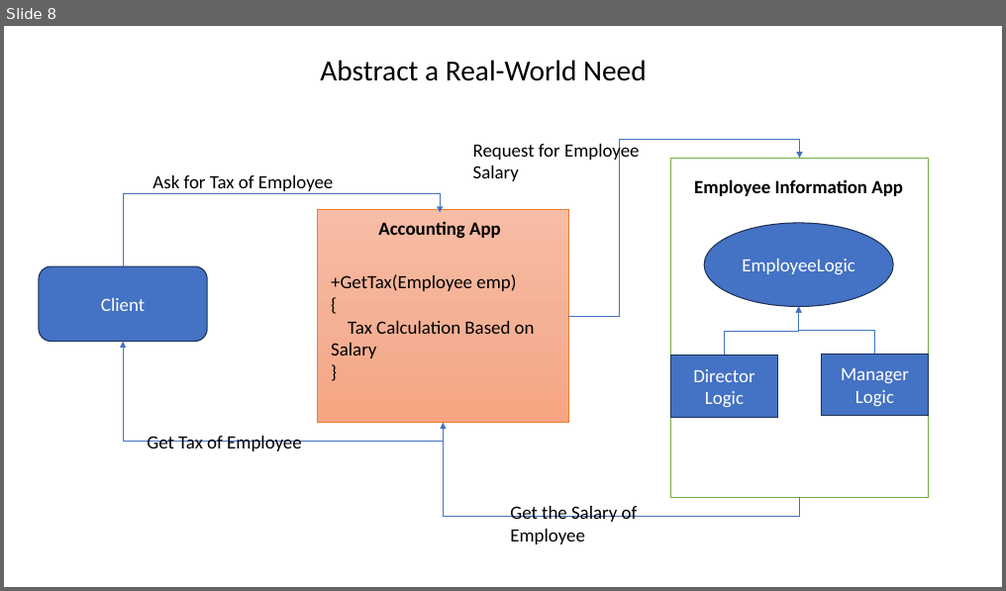
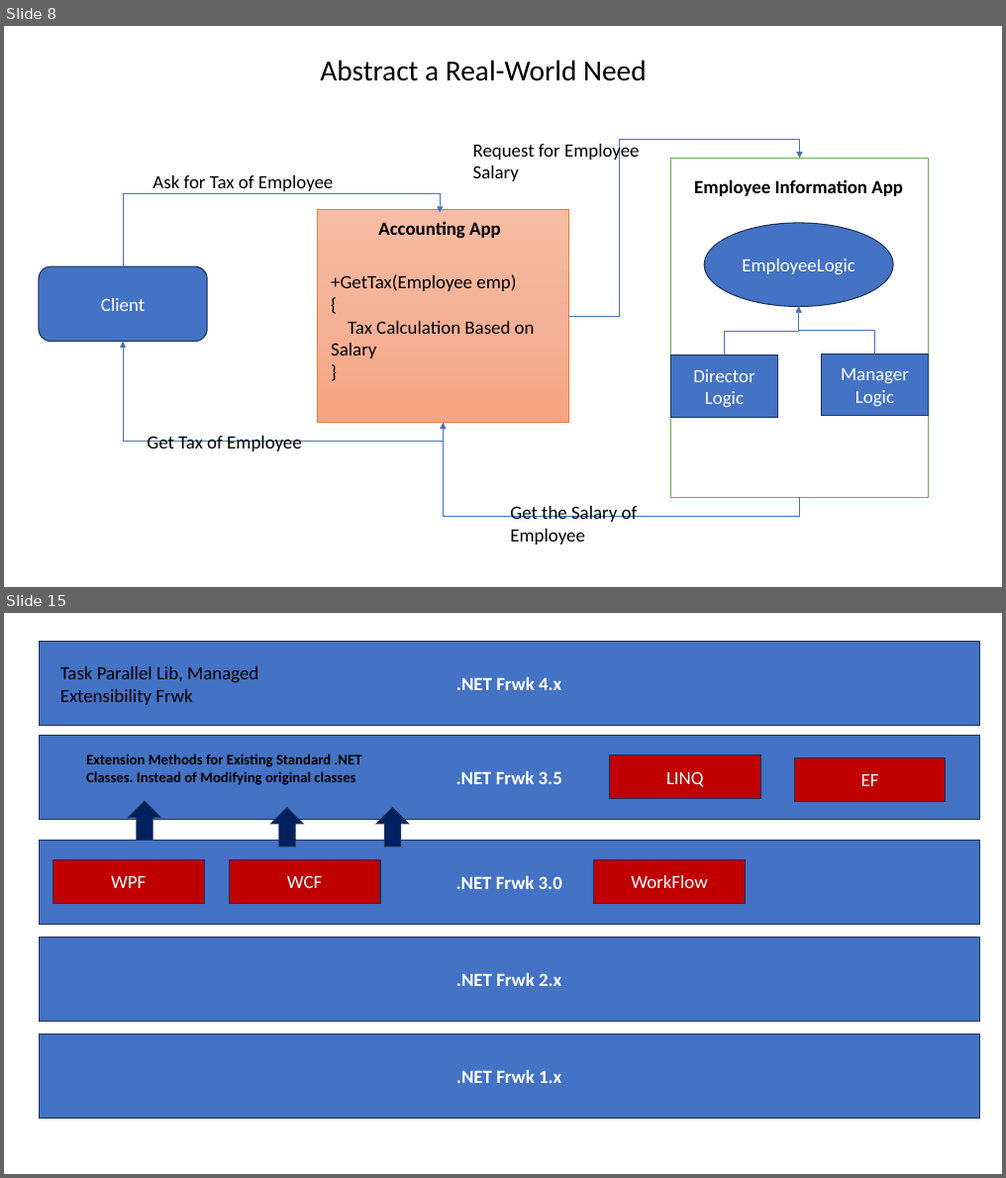
Before and after one commit to maheshsabnis/capita_sept_2023_Oct, a slide deck: Images.pptx. Shown one above the other, each under a label of ours: slide 8 before the commit, slides 8 and 15 after it; the slides between them are not shown. The pictures are 1006x591 and 1006x1178 pixels, drawn with LibreOffice and Linux fonts; fonts in the diff are those of the drawing. Boxes give left, top, right and bottom in pixels: in the first picture for what was removed or moved away, otherwise in the second. Text is boxed around its words. In the diff, an @@ line names an element or a change of style, - is before the commit and + after.

```diff
--- a/Images.pptx
+++ b/Images.pptx
@@ slide 15 added at <box>4,613,1002,1174</box>, background #FFFFFF @@
@@ rectangle added at <box>40,642,979,725</box>, fill #4472C4, outline #1E3256 1 pt, 18 pt, text #FFFFFF, bold @@
+.NET Frwk 4.x
@@ text added at <box>60,666,258,705</box>, 18 pt, text #000000 @@
+Task Parallel Lib, Managed Extensibility Frwk
@@ rectangle added at <box>40,735,979,819</box>, fill #4472C4, outline #1E3256 1 pt, 18 pt, text #FFFFFF, bold @@
+.NET Frwk 3.5
@@ text added at <box>86,754,362,785</box>, 14 pt, text #000000, bold @@
+Extension Methods for Existing Standard .NET Classes. Instead of Modifying original classes
@@ rectangle added at <box>610,756,761,799</box>, fill #C00000, outline #1E3256 1 pt, 18 pt, text #FFFFFF @@
+LINQ
@@ rectangle added at <box>795,759,945,802</box>, fill #C00000, outline #1E3256 1 pt, 18 pt, text #FFFFFF @@
+EF
@@ up arrow added at <box>129,802,160,841</box>, fill #002060, outline #1E3256 1 pt @@
@@ up arrow added at <box>271,808,303,847</box>, fill #002060, outline #1E3256 1 pt @@
@@ up arrow added at <box>377,808,409,847</box>, fill #002060, outline #1E3256 1 pt @@
@@ rectangle added at <box>40,840,979,924</box>, fill #4472C4, outline #1E3256 1 pt, 18 pt, text #FFFFFF, bold @@
+.NET Frwk 3.0
@@ rectangle added at <box>53,861,204,903</box>, fill #C00000, outline #1E3256 1 pt, 18 pt, text #FFFFFF @@
+WPF
@@ rectangle added at <box>230,861,380,903</box>, fill #C00000, outline #1E3256 1 pt, 18 pt, text #FFFFFF @@
+WCF
@@ rectangle added at <box>594,861,746,903</box>, fill #C00000, outline #1E3256 1 pt, 18 pt, text #FFFFFF @@
+WorkFlow
@@ rectangle added at <box>40,937,979,1021</box>, fill #4472C4, outline #1E3256 1 pt, 18 pt, text #FFFFFF, bold @@
+.NET Frwk 2.x
@@ rectangle added at <box>40,1035,979,1118</box>, fill #4472C4, outline #1E3256 1 pt, 18 pt, text #FFFFFF, bold @@
+.NET Frwk 1.x
```
Also in this commit, not shown: 2 slides changed, 6 other slides added, 29 other files.
